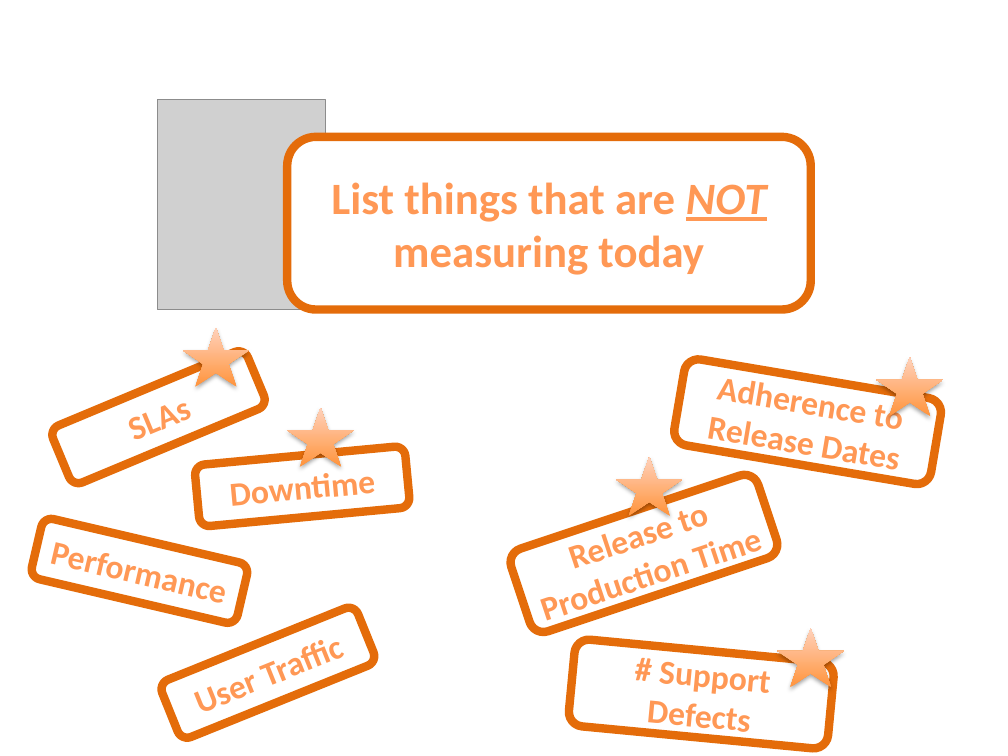
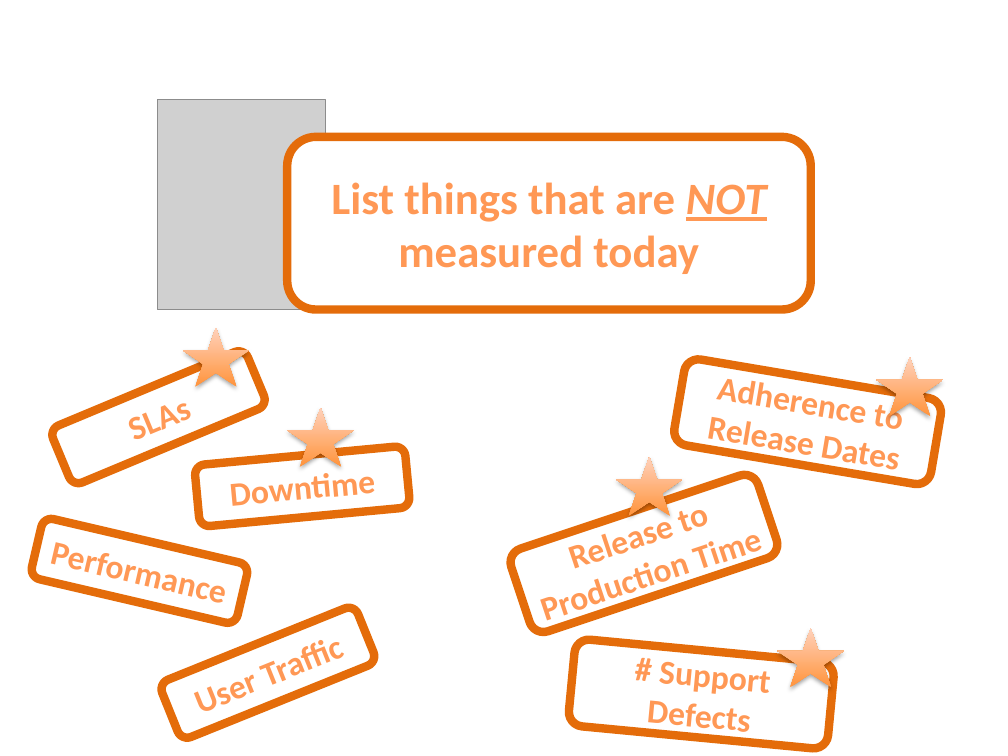
Before and after one commit to rohitghatol/devops-getting-started, a slide deck: slide 10 of diagrams/diagrams.pptx. Drawn at 1008x756 pixels with LibreOffice and Linux fonts; fonts in the diff are those of the drawing; grey boxes stand for pictures. Boxes give left, top, right and bottom in pixels: in the first picture for what was removed or moved away, otherwise in the second. Text is boxed around its words. In the diff, an @@ line names an element or a change of style, - is before the commit and + after.

```diff
--- a/diagrams/diagrams.pptx
+++ b/diagrams/diagrams.pptx
@@ text in rounded rectangle at (331,182,767,274): text changed @@
-List things that are NOT measuring today
+List things that are NOT measured today
```
Also in this commit, not shown: 1 other file.
